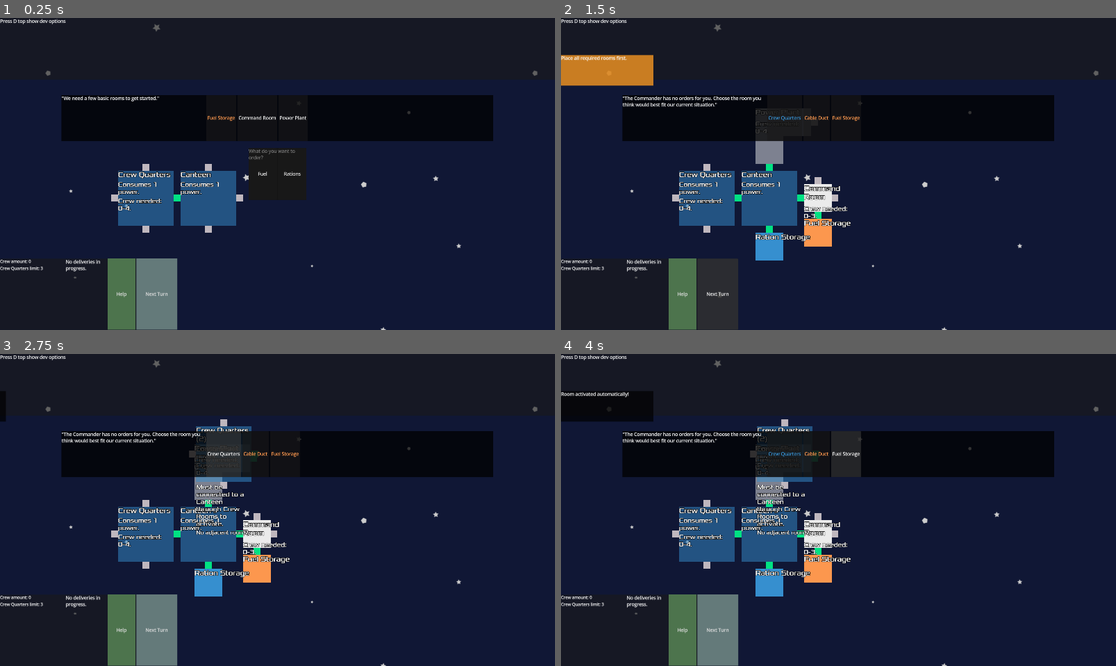
Above: before the commit, frames 1-4 (two rows, left to right).
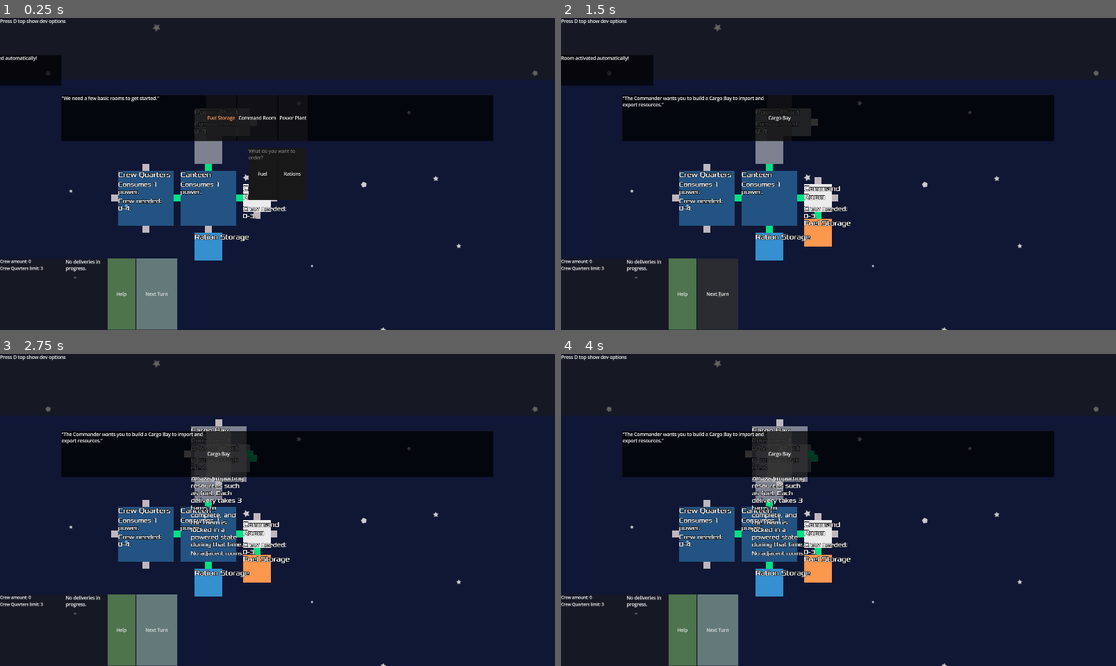
Above: after the commit, the same moments.

Repository: juhanikat/mothership
Game: Godot game, scene res://scenes/main.tscn
The game is run twice, just before and just after one commit, with the same random seed, the same clock (stepped at 60 frames per second) and the same inputs. The engine's default icon, where the game draws it, is replaced by a stand-in: a white triangle on a blue panel in a dark square.
Inputs:
- Up to frame 1 (0.25 s): no input
- Up to frame 2 (1.5 s): click "Next Turn" at 0.5 s; click "Next Turn" at 1.25 s
- Up to frame 3 (2.75 s): click "Crew Quarters" (after the commit: "Cargo Bay") at 2 s
- Up to frame 4 (4 s): click "Cable Duct" (after the commit: "Cargo Bay") at 2.75 s; click "Fuel Storage" (after the commit: "Cargo Bay") at 3.5 s

The runs differ from the first frame. In frame 1, 2.5% of the frame differs, in the area x 0-52%, y 12-78%; in frame 2, 2.1%; in frame 3, 2.2%; in frame 4, 4.9%, in the area x 0-55%, y 12-66%.

Commit message:
refactor RoomGameplay functions and improve room rotation

Diff:
--- a/gameplay_scripts/hud/hud.gd
+++ b/gameplay_scripts/hud/hud.gd
@@ -122,8 +122,6 @@
 
 
 func _on_room_connected(connector1: Connector, connector2: Connector) -> void:
-	print("täs")
-	print(spawned_room)
 	if connector1.get_parent_room() == spawned_room or connector2.get_parent_room() == spawned_room:
 		# TODO: remove the hardcoded turn number here?
 		if GlobalVariables.turn != 1 and not GlobalVariables.CAN_PICK_MULTIPLE_ROOMS:
--- a/gameplay_scripts/main.gd
+++ b/gameplay_scripts/main.gd
@@ -77,7 +77,7 @@
 			new_room.connecting_rooms = true
 			var conn_pair = new_room.get_connection_candidates()
 			if conn_pair:
-				var connected = await new_room.try_to_connect_rooms(conn_pair)
+				var connected = await new_room.try_to_connect_rooms(conn_pair, true)
 				if connected:
 					new_room.picked = false
 					GlobalVariables.room_is_picked = false
@@ -231,7 +231,7 @@
 
 	if nav_region.is_baking():
 		await nav_region.bake_finished
-	nav_region.bake_navigation_polygon()
+	nav_region.bake_navigation_polygon(false)
 
 
 func new_cargo_order(cargo_bay: Room) -> void:
--- a/gameplay_scripts/room/RoomGameplay.gd
+++ b/gameplay_scripts/room/RoomGameplay.gd
@@ -85,57 +85,60 @@
 ## Returns true if the room has been activated, and false otherwise.
 ## NOTE: Rooms with "always_activated" set to true have already been activated before this function!
 func activate_room(show_activation_notice: bool = false) -> bool:
-	if always_deactivated:
-		GlobalNotice.display("Cannot activate room: It is set to be always deactivated.", "warning")
-		return false
-
-	var sufficient_power_supplier
+	if not _can_be_activated():
+		return false
+
+	match parent_room_type:
+		RoomType.CREW_QUARTERS:
+			for i in range(crew_amount):
+				# NOTE: creates new crew members, fix this if Crew Quarters can ever be disabled and enabled again
+				var new_crew_member: CrewMember = crew_member_scene.instantiate()
+				new_crew_member.init_crew_member(new_crew_member.create_random_name(main.used_crew_names), parent_room)
+				main.used_crew_names.append(new_crew_member.crewmember_name)
+				# new crew members are assigned to their Crew Quarters by default
+				self.assign_crew(new_crew_member)
+			hud.update_crew_amount_label(4)
+		RoomType.GARDEN:
+			GlobalSignals.crew_quarters_limit_raised.emit(_data["crew_quarters_limit_increase"])
+		RoomType.CARGO_BAY:
+			if not order_in_progress and not delivery_in_progress:
+				order_in_progress = true
+				main.new_cargo_order(parent_room)
+
+	activated = true
+	parent_room.texture_polygon.color.a += 0.5
 	if power_usage != 0:
-		sufficient_power_supplier = _find_power_supplier()
-		if not sufficient_power_supplier:
-			return false
-
-	if len(get_crew()) < crew_needed.min:
-		GlobalNotice.display("Cannot activate room: It needs at least %s crew members." % [str(crew_needed.min)], "warning")
-		return false
-
-
-	activated = _try_to_activate()
-	if activated:
-		parent_room.texture_polygon.color.a += 0.5
-		if power_usage != 0:
-			sufficient_power_supplier.gameplay.power_supply.capacity -= power_usage
-			sufficient_power_supplier.gameplay.supplies_to.append(parent_room)
-			sufficient_power_supplier.room_info.update_power_supply_label(sufficient_power_supplier.gameplay.power_supply)
-		if show_activation_notice:
-			GlobalNotice.display("Room activated.")
-		return true
-	return false
+		var sufficient_power_supplier = _find_power_supplier()
+		sufficient_power_supplier.gameplay.power_supply.capacity -= power_usage
+		sufficient_power_supplier.gameplay.supplies_to.append(parent_room)
+		sufficient_power_supplier.room_info.update_power_supply_label(sufficient_power_supplier.gameplay.power_supply)
+	if show_activation_notice:
+		GlobalNotice.display("Room activated.")
+	return true
 
 
 ## Called when an activated room is middle-clicked. Calls lots of other functions depending on room type.
 ## Returns true if the room has been deactivated, and false otherwise.
 func deactivate_room(ignore_power_supplier: bool = false, show_deactivation_notice: bool = false) -> bool:
-	if not activated:
-		push_error("Tried to deactivate room that was not active, this should never happen!")
-		return false
-
-	if always_activated:
-		GlobalNotice.display("Cannot deactivate room: It is set to be always active.", "warning")
-		return false
-	if cannot_be_deactivated:
-		GlobalNotice.display("Cannot deactivate room: 'cannot_be_deactivated' is set to true.", "warning")
-		return false
-
-	if _try_to_deactivate():
-		activated = false
+	if _can_be_deactivated():
+		match parent_room_type:
+			RoomType.GARDEN:
+				GlobalSignals.crew_quarters_limit_lowered.emit(_data["crew_quarters_limit_increase"])
+			RoomType.POWER_PLANT:
+				for room: Room in supplies_to:
+					room.gameplay.deactivate_room()
+				supplies_to.clear()
+
 		if power_usage != 0 and not ignore_power_supplier:
 			for power_supplier: Room in get_tree().get_nodes_in_group(str(RoomType.POWER_PLANT)):
 				if parent_room in power_supplier.gameplay.supplies_to:
+					# remove this room from the power supplier's list
 					power_supplier.gameplay.power_supply.capacity += power_usage
 					power_supplier.gameplay.supplies_to.erase(parent_room)
 					power_supplier.room_info.update_power_supply_label(power_supplier.gameplay.power_supply)
 					break
+
+		activated = false
 		parent_room.texture_polygon.color.a -= 0.5
 		if show_deactivation_notice:
 			GlobalNotice.display("Room deactivated.")
@@ -143,7 +146,7 @@
 	return false
 
 
-## Assings a crew member to this room, removing them from their previous room. Also updates both affected room_info nodes.
+## Assigns a crew member to this room, removing them from their previous room. Also updates both affected room_info nodes.
 func assign_crew(crew_member: CrewMember) -> bool:
 	var previous_room: Room = crew_member.assigned_to
 	if previous_room and previous_room == parent_room:
@@ -178,6 +181,7 @@
 
 	return true
 
+
 ## Only call this if the crew member is actually assigned here.
 func _unassign_crew(crew_member: CrewMember) -> bool:
 	assert(crew_member in parent_room.crew_member_node.get_children(), "Crew member is not assigned to this room.")
@@ -199,19 +203,20 @@
 ## Called by main when the turn is advanced. Does not listen to a signal because things need to be done in order,
 ## which might be hard when multiple nodes listen to the same signal.
 func next_turn() -> void:
-	if parent_room_type == RoomType.POWER_PLANT and activated:
+	if not activated:
+		return
+
+	if parent_room_type == RoomType.POWER_PLANT:
 		var fuel_storage = _find_sufficient_fuel_storage()
 		if not fuel_storage:
 			GlobalNotice.display("Power Plant does not have any accessible fuel and has been deactivated.", "warning")
-			for room in supplies_to:
-				room.gameplay.deactivate_room()
-			supplies_to.clear()
-			deactivate_room()
+			if not deactivate_room():
+				push_error("Power Plant ran out of fuel but stayed activated since some supplied to rooms cannot be deactivated, fix!")
 		else:
 			fuel_storage.gameplay.fuel_remaining -= 1
 			fuel_storage.room_info.update_fuel_remaining_label(fuel_storage.gameplay.fuel_remaining)
 
-	if parent_room_type == RoomType.CANTEEN and activated:
+	if parent_room_type == RoomType.CANTEEN:
 		var ration_storage = _find_sufficient_ration_storage()
 		if not ration_storage:
 			GlobalNotice.display("Canteen does not have any accessible rations and has been deactivated.", "warning")
@@ -254,9 +259,25 @@
 			return
 
 
-## Returns true if the room has been activated, or false otherwise.
+## Returns true if the room can be activated, or false otherwise.
 ## Checks all rules other than the availability of power, which is done before this in activate_room().
-func _try_to_activate() -> bool:
+func _can_be_activated() -> bool:
+	if always_deactivated:
+		GlobalNotice.display("Cannot activate room: It is set to be always deactivated.", "warning")
+		return false
+
+	if len(get_crew()) < crew_needed.min:
+		GlobalNotice.display("Cannot activate room: It needs at least %s crew members." % [str(crew_needed.min)], "warning")
+		return false
+
+	# power plant check
+	var sufficient_power_supplier
+	if power_usage != 0:
+		sufficient_power_supplier = _find_power_supplier()
+		if not sufficient_power_supplier:
+			GlobalNotice.display("Cannot activate room: There are no active Power Plants nearby.", "warning")
+			return false
+
 	match parent_room_type:
 		RoomType.CREW_QUARTERS:
 			var nearest_canteen_data = RoomConnections.find_nearest_room_type(parent_room, RoomData.RoomType.CANTEEN, [RoomData.RoomCategory.CREW_ROOM])
@@ -268,14 +289,6 @@
 			if len(activated_crew_quarters) >= main.crew_quarters_limit:
 				GlobalNotice.display("Cannot activate Crew Quarters: Crew Quarters limit has been reached.", "warning")
 				return false
-			for i in range(crew_amount):
-				# creates new crew members, fix this if Crew Quarters can ever be disabled and enabled again
-				var new_crew_member: CrewMember = crew_member_scene.instantiate()
-				new_crew_member.init_crew_member(new_crew_member.create_random_name(main.used_crew_names), parent_room)
-				main.used_crew_names.append(new_crew_member.crewmember_name)
-				# new crew members are assigned to their Crew Quarters by default
-				self.assign_crew(new_crew_member)
-			hud.update_crew_amount_label(4)
 		RoomType.CANTEEN:
 			var adjacent_ration_storages = parent_room.adjacent_rooms.filter(func(room: Room): return room.is_in_group(str(RoomType.RATION_STORAGE)))
 			if len(adjacent_ration_storages) == 0 or not adjacent_ration_storages[0].gameplay.activated:
@@ -291,48 +304,44 @@
 			if not fuel_storage:
 				GlobalNotice.display("Cannot activate Power Plant: No Fuel Storages with fuel remaining are in range.", "warning")
 				return false
-		RoomType.GARDEN:
-			GlobalSignals.crew_quarters_limit_raised.emit(_data["crew_quarters_limit_increase"])
-		RoomType.CARGO_BAY:
-			if not order_in_progress and not delivery_in_progress:
-				order_in_progress = true
-				main.new_cargo_order(parent_room)
-				# cargo bay will be activated again once order is made
-				return false
 
 	return true
 
+
 ## Returns true if the room can be deactivated, or false otherwise.
-## Checks all rules other than the availability of power, which is done before this in activate_room().
 ## NOTE: unlike _try_to_activate(), this function doesn't call any functions or send signals related to deactivating the room,
 ## it simply checks if it is possible to do so. It does show error messages though.
 ## This behavior might need to be changed if deactivating a room becomes a more complex thing than it currently is.
-func _try_to_deactivate() -> bool:
+func _can_be_deactivated() -> bool:
+	if not activated:
+		push_error("Tried to deactivate room that was not active, this should never happen!")
+		return false
+	if always_activated:
+		GlobalNotice.display("Cannot deactivate %s: It is set to be always active." % [parent_room.room_name], "warning")
+		return false
+	if cannot_be_deactivated:
+		GlobalNotice.display("Cannot deactivate %s: 'cannot_be_deactivated' is set to true." % [parent_room.room_name], "warning")
+		return false
+
 	match parent_room_type:
 		RoomData.RoomType.POWER_PLANT:
 			if len(supplies_to) > 0:
 				for room: Room in supplies_to:
-					var room_deactivated = room.gameplay.deactivate_room(true)
-					if not room_deactivated:
-						# TODO: there should currently be no rooms that require power AND can't be deactivated
-						# since it causes problems, maybe try to make that combo work in the future
-						push_error("found room that used power and could not be deactivated, this should not happen!")
-						GlobalNotice.display("Cannot deactivate Power Plant: It is supplying power to %s, which can not be deactivated." % [str(room.room_name)], "warning")
-			return true
+					if room.gameplay._can_be_deactivated() == false:
+						GlobalNotice.display("Cannot deactivate Power Plant: One of the supplied rooms cannot be deactivated.", "warning")
+						return false
 		RoomType.WPP:
-			var activated_wpps = []
-			for wpp: Room in get_tree().get_nodes_in_group(str(RoomType.WPP)):
-				if wpp.gameplay.activated:
-					activated_wpps.append(wpp)
+			var cannot_deactivate = false
+			var activated_wpps = get_tree().get_nodes_in_group(str(RoomType.WPP)).filter(func(wpp): return wpp.gameplay.activated)
 			if len(activated_wpps) == 1:
 				# if this is the only activated WPP, it cannot be deactivated if any Lavatory is currently activated
 				for lavatory: Room in get_tree().get_nodes_in_group(str(RoomType.LAVATORY)):
 					if lavatory.gameplay.activated:
-						GlobalNotice.display("Cannot deactivate Waste Processing Plant: There are activated Lavatories that depend on it.", "warning")
 						lavatory.highlight()
-						return false
-		RoomType.GARDEN:
-			GlobalSignals.crew_quarters_limit_lowered.emit(_data["crew_quarters_limit_increase"])
+						cannot_deactivate = true
+			if cannot_deactivate:
+				GlobalNotice.display("Cannot deactivate Waste Processing Plant: There are activated Lavatories that depend on it.", "warning")
+				return false
 		RoomType.CARGO_BAY:
 			if delivery_in_progress:
 				GlobalNotice.display("Cannot deactivate Cargo Bay: A delivery is in progress.", "warning")
--- a/gameplay_scripts/room/connector.gd
+++ b/gameplay_scripts/room/connector.gd
@@ -49,7 +49,7 @@
 			queue_free()
 	var overlapping_rooms: Array[Room] = get_overlapping_rooms()
 	if len(overlapping_rooms) > 0:
-		# COnnectors can overlap exactly one room (the one they are connected to), this is easier than to fix the overlap
+		# Connectors can overlap exactly one room (the one they are connected to), this is easier than to fix the overlap
 		if not (len(overlapping_rooms) == 1 and connected_to() and connected_to() in overlapping_rooms[0].get_own_connectors()):
 			queue_free()
 
--- a/gameplay_scripts/room/room.gd
+++ b/gameplay_scripts/room/room.gd
@@ -27,10 +27,11 @@
 var hovering: bool = false # true when mouse is hovering over this room.
 var picked: bool = false # true when the room is picked by mouse.
 var locked: bool = false # true once room has been placed and can no longer be moved.
+var rotating: bool = false # true if the room is currently rotating.
 
 var connecting_rooms: bool = false # used in _unhandled_input to keep room still while connecting.
 var closest_conns_pair = [] # used to highlight two Connectors that are close enough to pair
-var target_rotation: float = 0
+
 
 var room_name: String
 var room_type: RoomData.RoomType
@@ -145,14 +146,6 @@
 	main.room_info_nodes.add_child(new_room_info)
 
 
-func _process(_delta: float) -> void:
-	rotation_degrees = lerpf(rotation_degrees, target_rotation, 0.15)
-
-	#snap rotation to target value once close enough, might prevent some bugs with rounding
-	if abs(rotation_degrees - target_rotation) < 0.05:
-		rotation_degrees = target_rotation
-
-
 func _unhandled_input(event: InputEvent) -> void:
 	if event.is_action_pressed("activate_room") and hovering and not GlobalVariables.room_is_picked:
 		if gameplay.activated:
@@ -185,18 +178,21 @@
 					GlobalVariables.picked_crew = assigned_crew[0]
 		return
 
-	if event.is_action_pressed("cancel_room") and picked:
-		room_info.queue_free()
-		main.spawned_room_names[room_name] -= 1
-		GlobalVariables.room_is_picked = false
-		queue_free()
-		return
-
-	if event.is_action_pressed("move_room"):
-		if picked and not connecting_rooms:
+	if picked:
+		if event.is_action_pressed("cancel_room"):
+			room_info.queue_free()
+			main.spawned_room_names[room_name] -= 1
+			GlobalVariables.room_is_picked = false
+			queue_free()
+			return
+
+
+
+		if event.is_action_pressed("move_room") and not connecting_rooms and not rotating:
 			connecting_rooms = true
 			var conn_pair = get_connection_candidates()
 			if conn_pair:
+				print(rotating)
 				var connected = await try_to_connect_rooms(conn_pair)
 				if connected:
 					picked = false
@@ -213,13 +209,18 @@
 				locked = true
 				room_info.shrink_info()
 
-	if event is InputEventMouseMotion and picked and not connecting_rooms:
-		var global_mouse_pos = get_global_mouse_position()
-		global_position = global_mouse_pos
-		room_info.global_position = global_position + RoomData.room_info_pos[_shape] # + room_info.relative_pos
-
-	if event.is_action_pressed("rotate_tile") and picked:
-		target_rotation += 90
+		if event is InputEventMouseMotion and not connecting_rooms:
+			var global_mouse_pos = get_global_mouse_position()
+			global_position = global_mouse_pos
+			room_info.global_position = global_position + RoomData.room_info_pos[_shape] # + room_info.relative_pos
+
+		if event.is_action_pressed("rotate_tile"):
+			rotating = true
+			var rotation_tween = get_tree().create_tween()
+			rotation_tween.tween_property(self, "rotation_degrees", rotation_degrees + 90, 0.3)
+			# waits for rotation before doing anything else, otherwise connecting rooms while the room is rotating might crash the game
+			await rotation_tween.finished
+			rotating = false
 
 
 ## Call this before the room is added to the scene tree.
@@ -260,19 +261,23 @@
 ## Called when a room is placed while near another room.
 ## If the room can be placed, the "room_connected" signal is emitted and the list of own connectors
 ## is looped through so that ALL newly adjacent rooms can get connected properly.
-func try_to_connect_rooms(connector_pair) -> bool:
+func try_to_connect_rooms(connector_pair, no_animation: bool = false) -> bool:
 	var rules_passed = RoomConnections.check_placement_rules(self, connector_pair[1].get_parent_room())
 	if not rules_passed:
 		return false
 
 	## Actual movement code
 	var to = connector_pair[1].global_position - connector_pair[0].global_position
-	var room_movement_tween = get_tree().create_tween()
-	var room_info_movement_tween = get_tree().create_tween()
-	room_movement_tween.tween_property(self, "global_position", global_position + to, 0.2)
-	room_info_movement_tween.tween_property(room_info, "global_position", room_info.global_position + to, 0.2)
-	# waits for room to reposition before checking overlaps etc.
-	await room_movement_tween.finished
+	if no_animation:
+		global_position += to
+		room_info.global_position += to
+	else:
+		var room_movement_tween = get_tree().create_tween()
+		var room_info_movement_tween = get_tree().create_tween()
+		room_movement_tween.tween_property(self, "global_position", global_position + to, 0.2)
+		room_info_movement_tween.tween_property(room_info, "global_position", room_info.global_position + to, 0.2)
+		# waits for room to reposition before checking overlaps etc.
+		await room_movement_tween.finished
 
 	await get_tree().physics_frame
 	if len(overlapping_rooms) > 0:
--- a/scenes/event_popup.gd
+++ b/scenes/event_popup.gd
@@ -14,6 +14,7 @@
 	for button in event_choice_button_container.get_children():
 		button.queue_free()
 	hide()
+
 
 func show_event(event_data: Dictionary) -> void:
 	if GlobalVariables.events_disabled:
